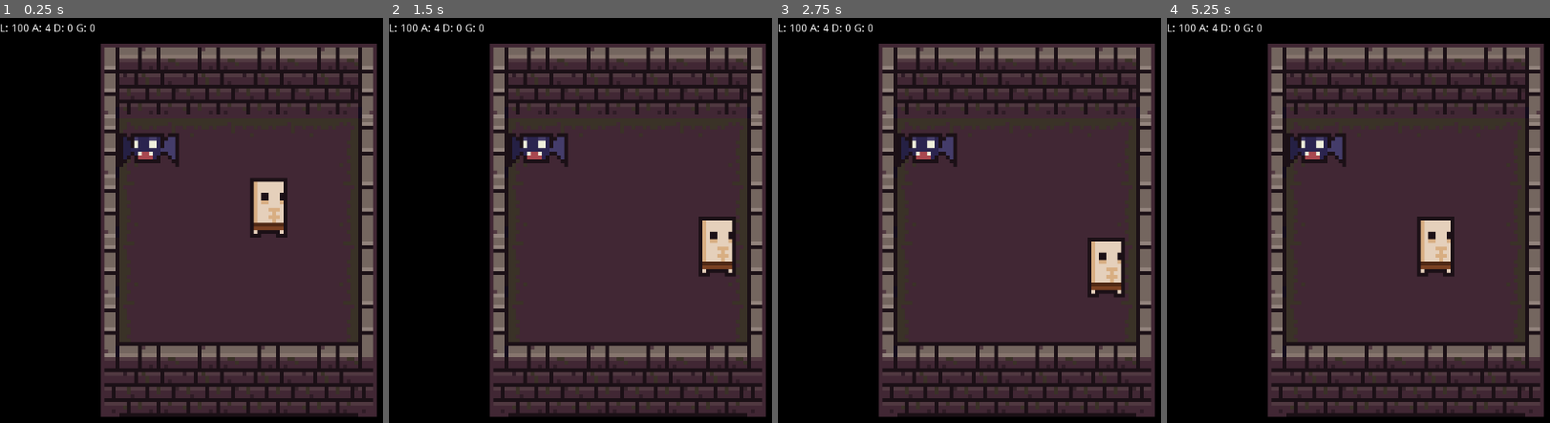
Above: before the commit, frames 1-4 (left to right).
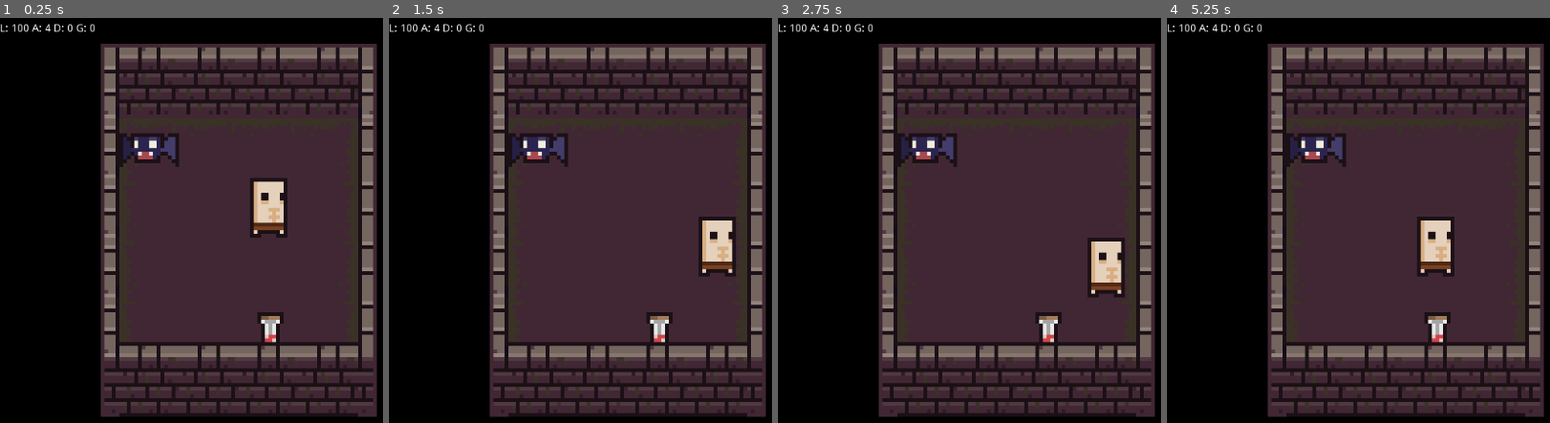
Above: after the commit, the same moments.

Repository: DeyvidJLira/dungeon-rpg
Game: Godot game, scene res://scenes/Development.tscn
Two runs of this game, one before a commit and one after it. Both use one fixed random seed, a clock stepped at 60 frames per second and the inputs below.
Inputs:
- Up to frame 1 (0.25 s): no input
- Up to frame 2 (1.5 s): tap Enter at 0.5 s; hold Right (ui_right) 0.53-1.28 s; tap Space at 1.25 s; hold Down (ui_down) from 1.28 s (still down)
- Up to frame 3 (2.75 s): tap Enter at 2 s; release Down (ui_down) at 2.03 s; hold Right (ui_right) from 2.03 s (still down)
- Up to frame 4 (5.25 s): tap Space at 2.75, 4.25 s; release Right (ui_right) at 2.78 s; hold Up (ui_up) 2.78-3.53 s; tap Enter at 3.5 s; hold Left (ui_left) 3.53-5.03 s; hold Down (ui_down) from 5.03 s (still down)

The runs differ from the first frame. In frame 1, 0.4% of the frame differs, in the area x 67-75%, y 72-81%; in frame 2, 0.4%; in frame 3, 0.4%; in frame 4, 0.4%.

Commit message:
Create potion life p / Create Item script / Add sound of impact for battle

Diff:
--- /dev/null
+++ b/items/PotionLifeP.tscn
@@ -0,0 +1,26 @@
+[gd_scene load_steps=4 format=2]
+
+[ext_resource path="res://scripts/Item.gd" type="Script" id=1]
+[ext_resource path="res://sprites/DungeonElementsTileset.png" type="Texture" id=2]
+
+[sub_resource type="CircleShape2D" id=1]
+radius = 4.0
+
+[node name="PotionLifeP" type="Area2D"]
+position = Vector2( 64, 112 )
+script = ExtResource( 1 )
+__meta__ = {
+"_edit_group_": true
+}
+increase_points = 50
+
+[node name="Sprite" type="Sprite" parent="."]
+texture = ExtResource( 2 )
+centered = false
+region_enabled = true
+region_rect = Rect2( 112, 208, 16, 16 )
+
+[node name="CollisionShape2D" type="CollisionShape2D" parent="."]
+position = Vector2( 8, 8 )
+shape = SubResource( 1 )
+[connection signal="area_entered" from="." to="." method="_on_PotionLifeP_area_entered"]
--- a/scenes/Development.tscn
+++ b/scenes/Development.tscn
@@ -6,11 +6,14 @@
 [ext_resource path="res://characters/Bat.tscn" type="PackedScene" id=4]
 [ext_resource path="res://characters/Player.tscn" type="PackedScene" id=5]
 [ext_resource path="res://scripts/HUDManager.gd" type="Script" id=6]
+[ext_resource path="res://sounds/impact.wav" type="AudioStream" id=7]
+[ext_resource path="res://items/PotionLifeP.tscn" type="PackedScene" id=8]
 
 [node name="Gameboard" type="Node2D"]
 script = ExtResource( 1 )
 
 [node name="Level" type="Node2D" parent="."]
+editor/display_folded = true
 
 [node name="WallMap" type="TileMap" parent="Level"]
 z_index = 1
@@ -83,3 +86,8 @@
 custom_colors/font_color = Color( 1, 1, 1, 1 )
 text = "G: 10"
 valign = 1
+
+[node name="ImpactFX" type="AudioStreamPlayer" parent="."]
+stream = ExtResource( 7 )
+
+[node name="PotionLifeP" parent="." instance=ExtResource( 8 )]
--- a/scripts/GameManager.gd
+++ b/scripts/GameManager.gd
@@ -1,4 +1,4 @@
- extends Node2D
+extends Node2D
 
 onready var player_variables = $"/root/PlayerVariables"
 onready var battle_variables = $"/root/BattleVariables"
@@ -14,15 +14,14 @@
 	player_variables.gold = 0
 
 func _process(delta):
-	time_current += delta
-	if(time_current >= time_delay):
-		if(battle_variables.in_battle):
-			print("Turn")
+	if(battle_variables.in_battle):
+		time_current += delta
+		if(time_current >= time_delay):
 			_battle()
-		time_current = 0
+			time_current = 0
 
 func _battle():
-	print("Player " + str(player_variables.life) + " Enemy " + str(battle_variables.enemy.life))
+	$ImpactFX.play()
 	if(is_turn_player):
 		var damagePlayer = _calculate_damage(player_variables.attack, battle_variables.enemy.defense)
 		player_variables.life -= damagePlayer
--- /dev/null
+++ b/scripts/Item.gd
@@ -0,0 +1,17 @@
+extends Area2D
+
+# 0 - HP, 1 - ATK, 2 - DEF
+export var effect_type = 0
+export var increase_points = 0
+
+func _effect():
+	if effect_type == 0:
+		$"/root/PlayerVariables".life += increase_points
+	elif effect_type == 1:
+		$"/root/PlayerVariables".attack += increase_points
+	elif effect_type == 2:
+		$"/root/PlayerVariables".defense += increase_points
+
+func _on_PotionLifeP_area_entered(area):
+	_effect()
+	queue_free()
Not shown: 1 places in scenes/Development.tscn that only renumber resources
Not shown, added: sounds/impact.wav.import
Not shown, added: sounds/impact.wav
